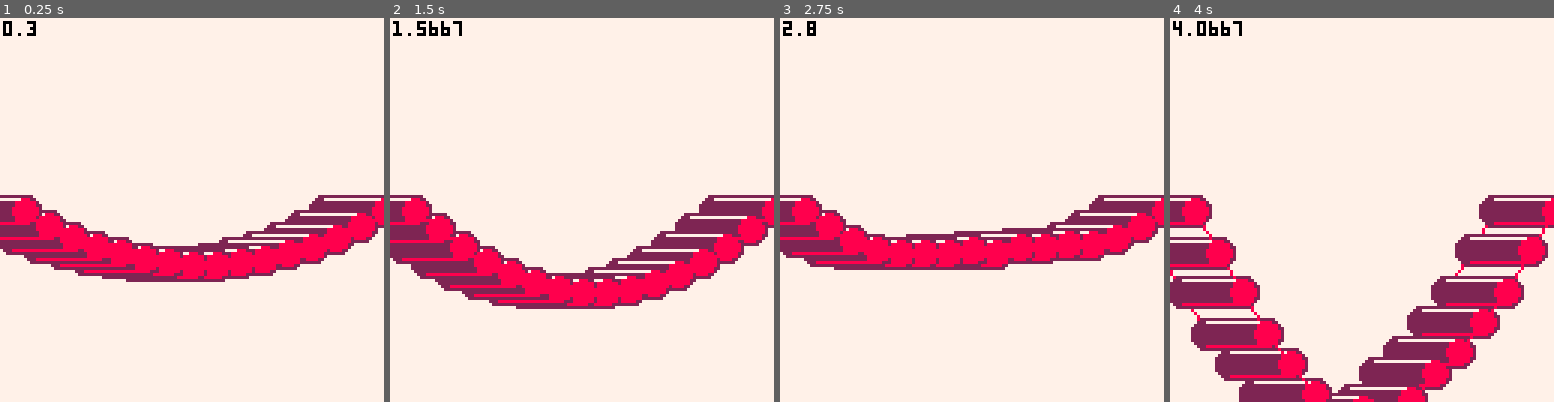
Above: before the commit, frames 1-4 (left to right).
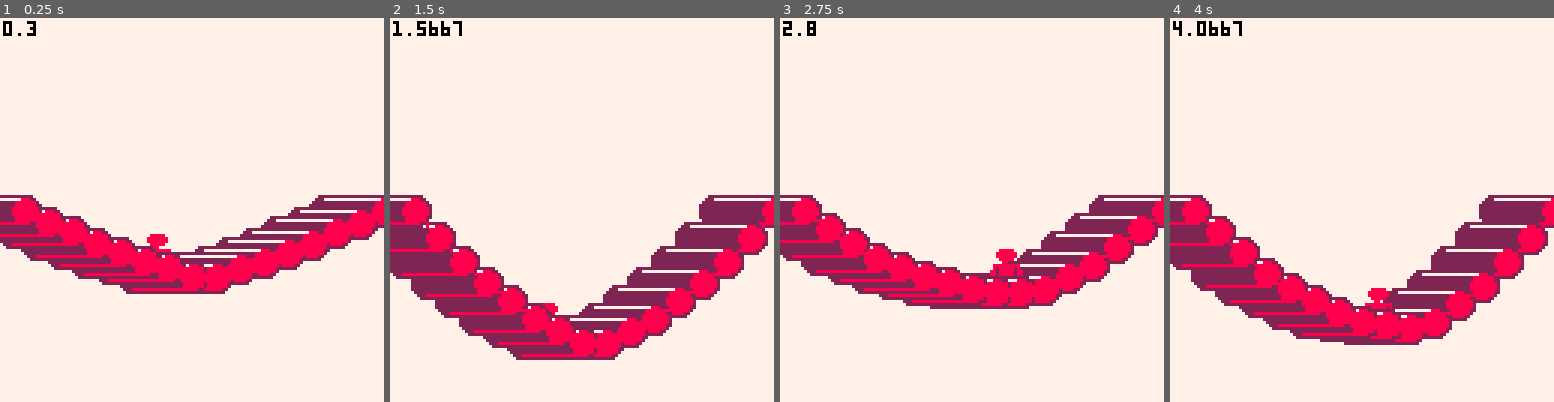
Above: after the commit, the same moments.

Repository: seleb/p8jam2
Game: PICO-8 cartridge bridge.p8
The game is run twice, just before and just after one commit, with the same random seed, the same clock (stepped at 60 frames per second) and the same inputs.
Inputs:
- Up to frame 1 (0.25 s): no input
- Up to frame 2 (1.5 s): no input
- Up to frame 3 (2.75 s): hold Right 1.6-2.1 s; hold Up 2.15-2.42 s; hold Right from 2.47 s (still down)
- Up to frame 4 (4 s): release Right at 3.03 s; hold Left 3.08-3.58 s; hold Down 3.63-3.97 s

The runs differ from the first frame. In frame 1, 5.6% of the frame differs, in the area x 0-99%, y 49-72%; in frame 2, 17%; in frame 3, 13%; in frame 4, 23%, in the area x 0-99%, y 51-100%.

Commit message:
player and stuff

Diff:
--- a/bridge.p8
+++ b/bridge.p8
@@ -2,12 +2,16 @@
 version 7
 __lua__
 chain = {}
+player = {}
 
 gravity = 1
 
+log_rad = 5
+log_len = 20
 gap = 8
 gap2 = gap*gap
 bridge_height = 64
+damping = 0.75
 
 function _init()
  local num_links = 128/gap
@@ -28,19 +32,27 @@
   link.down = nil
   chain[x] = link
  end
+
+ player.frame = 1
+ player.link1 = flr(#chain/2)
+ player.link2 = player.link1+1
+ player.x = chain[player.link1].x
+ player.y = chain[player.link1].y
+ player.vy = 0
+ player.dv = 0
 end
 
 
 function _update()
- local speed = 15
- local ctrl = flr(#chain/2)
- if(btn(2)) chain[ctrl].dv -= speed
- if(btn(3)) chain[ctrl].dv += speed
+ --local speed = 15
+ --local ctrl = flr(#chain/2)
+ --if(btn(2)) chain[ctrl].dv -= speed
+ --if(btn(3)) chain[ctrl].dv += speed
 
  for link in all(chain) do
   if(link.down) then
    local dy = link.down.y - link.y
-   link.dv += dy
+   link.dv += dy*1.1
    --link.dv += (link.down.v - link.v)/5
 
   end
@@ -48,7 +60,7 @@
 
    local dy = link.up.y
 - link.y
-   link.dv += dy
+   link.dv += dy*1.1
    --link.dv += (link.up.v - link.v)/5
   end
  end
@@ -59,12 +71,53 @@
   link.dv += gravity--+sin(time())
  end
 
+ -- integrate
  for link in all(chain) do
   link.v += link.dv
-  link.v *= 0.8
+  link.v *= damping
   link.y += link.v
   link.dv = 0
  end
+
+ -- player
+ player.dv = 0
+ local ratio = (player.x%gap)/gap
+ local links_y = chain[player.link1].y*(1-ratio) + chain[player.link2].y*ratio
+ if(
+  player.y+1 > links_y
+  or
+  player.y+player.vy+1 > links_y
+ )then
+  if(player.vy > 0) then
+   chain[player.link1].v += player.vy*(1-ratio)
+   chain[player.link2].v += player.vy*(1-ratio)
+  end
+  player.frame = 1
+  player.y = links_y
+ else
+  player.frame = 0
+ end
+
+
+ player.dv += gravity
+ player.vy += player.dv
+ player.vy *= damping
+ player.y += player.vy
+
+ if(player.frame == 1) then
+  --grounded
+  if(btn(2)) then
+   player.vy = -10
+  end
+ end
+ if(btn(0)) then
+  player.x -= 1
+ end
+ if(btn(1)) then
+  player.x += 1
+ end
+ player.link1 = flr(player.x/gap)
+ player.link2 = player.link1+1
 
 
  chain[1].y=bridge_height
@@ -73,6 +126,12 @@
  chain[#chain].vy=0
 end
 
+
+function draw_player()
+ sspr(8+player.frame*16,0,16,16,player.x-8-log_len/2,player.y-16)
+ pset(player.x-log_len/2, player.y, 0)
+end
+
 function _draw()
  cls()
 
@@ -80,8 +139,6 @@
 	rectfill(0,0,128,128)
 
 
-	local log_rad = 5
-	local log_len = 20
 	color(8)
  for i in all(chain) do
   if(i!=chain[1]) then
@@ -89,6 +146,9 @@
   end
  end
  for i=#chain,1,-1 do
+  if(i == player.link1) then
+   draw_player()
+  end
   i = chain[i]
   color(2)
   rectfill(i.x,i.y-log_rad,i.x-log_len,i.y+log_rad)
@@ -110,27 +170,24 @@
   end
  end
 
-
-
-
  color(0)
  cursor(1,1)
  print(time())
 end
 __gfx__
-00000000000000000000000000000000000000000000000000000000000000000000000000000000000000000000000000000000000000000000000000000000
-00000000000000000000000000000000000000000000000000000000000000000000000000000000000000000000000000000000000000000000000000000000
-00700700000000000000000000000000000000000000000000000000000000000000000000000000000000000000000000000000000000000000000000000000
-00077000000000000000000000000000000000000000000000000000000000000000000000000000000000000000000000000000000000000000000000000000
-00077000000000000000000000000000000000000000000000000000000000000000000000000000000000000000000000000000000000000000000000000000
-00700700000000000000000000000000000000000000000000000000000000000000000000000000000000000000000000000000000000000000000000000000
-00000000000000000000000000000000000000000000000000000000000000000000000000000000000000000000000000000000000000000000000000000000
-00000000000000000000000000000000000000000000000000000000000000000000000000000000000000000000000000000000000000000000000000000000
-000000000000000000000000000000000000000000000000000000000000000000000000eeeeeeee000000000000000000000000000000000000000000000000
-000000000000000000000000000000000000000000000000000000000000000000000000e222222e000000000000000000000000000000000000000000000000
-000000000000000000000000000000000000000000000000000000000000000000000000e2eeee2e000000000000000000000000000000000000000000000000
-000000000000000000000000000000000000000000000000000000000000000000000000e2e22e2e000000000000000000000000000000000000000000000000
-000000000000000000000000000000000000000000000000000000000000000000000000e2e22e2e000000000000000000000000000000000000000000000000
+00000000000088888000000000008888800000000000000000000000000000000000000000000000000000000000000000000000000000000000000000000000
+00000000000888888800880000088888880000000000000000000000000000000000000000000000000000000000000000000000000000000000000000000000
+00700700000888888800880000088888880000000000000000000000000000000000000000000000000000000000000000000000000000000000000000000000
+00077000000088888008000000008888800000000000000000000000000000000000000000000000000000000000000000000000000000000000000000000000
+00077000000008800080000000000880000000000000000000000000000000000000000000000000000000000000000000000000000000000000000000000000
+00700700008888888800000000888888888000000000000000000000000000000000000000000000000000000000000000000000000000000000000000000000
+00000000080088888008000000808888808000000000000000000000000000000000000000000000000000000000000000000000000000000000000000000000
+00000000088088888088000008808888808800000000000000000000000000000000000000000000000000000000000000000000000000000000000000000000
+000000000880888888080000088088888088000000000000000000000000000000000000eeeeeeee000000000000000000000000000000000000000000000000
+000000000000800000088800000080008000000000000000000000000000000000000000e222222e000000000000000000000000000000000000000000000000
+000000000880800000088800000080008000000000000000000000000000000000000000e2eeee2e000000000000000000000000000000000000000000000000
+000000008888800000000000000088808880000000000000000000000000000000000000e2e22e2e000000000000000000000000000000000000000000000000
+000000008808800000000000000088808880000000000000000000000000000000000000e2e22e2e000000000000000000000000000000000000000000000000
 000000000000000000000000000000000000000000000000000000000000000000000000e2eeee2e000000000000000000000000000000000000000000000000
 000000000000000000000000000000000000000000000000000000000000000000000000e222222e000000000000000000000000000000000000000000000000
 000000000000000000000000000000000000000000000000000000000000000000000000eeeeeeee000000000000000000000000000000000000000000000000
